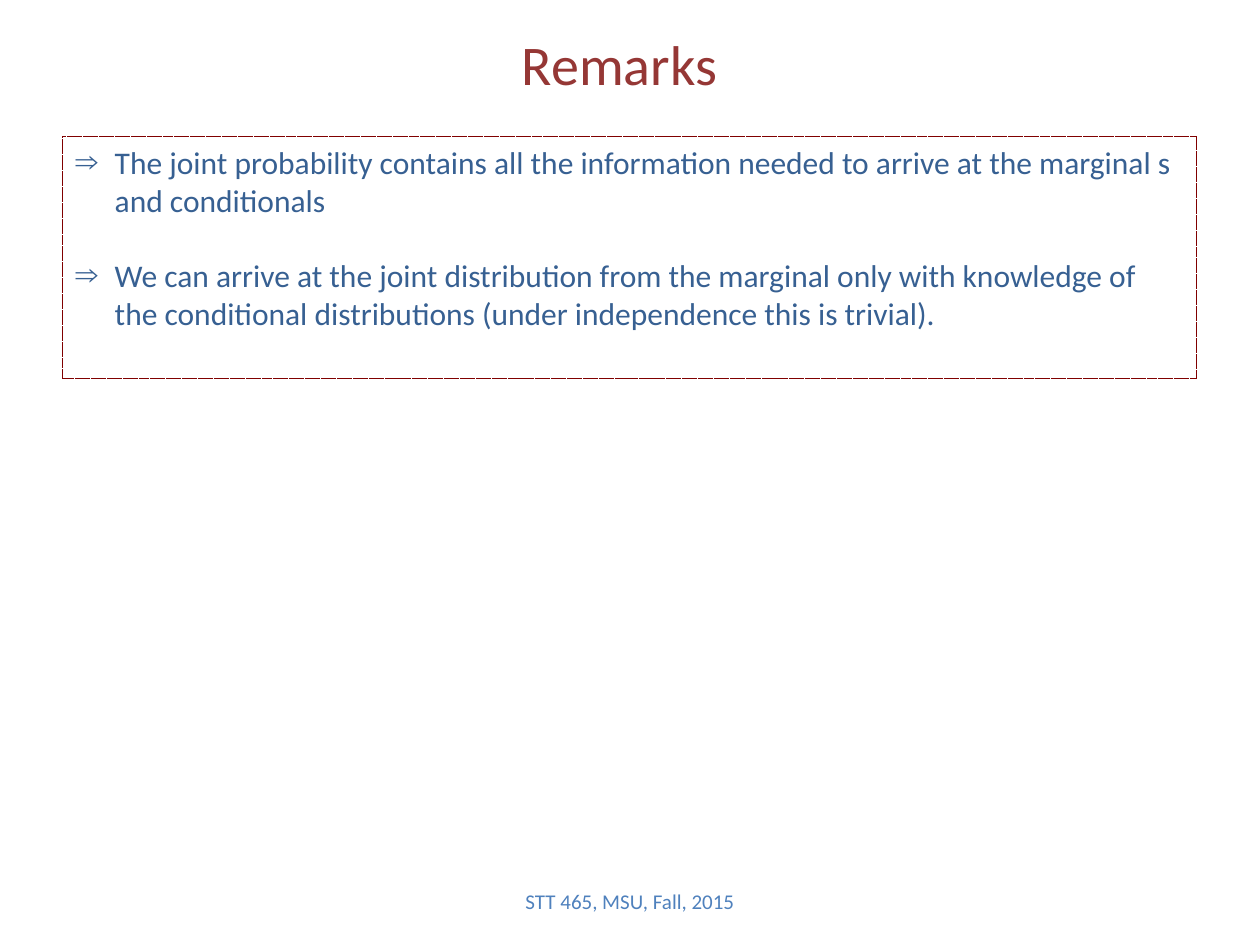
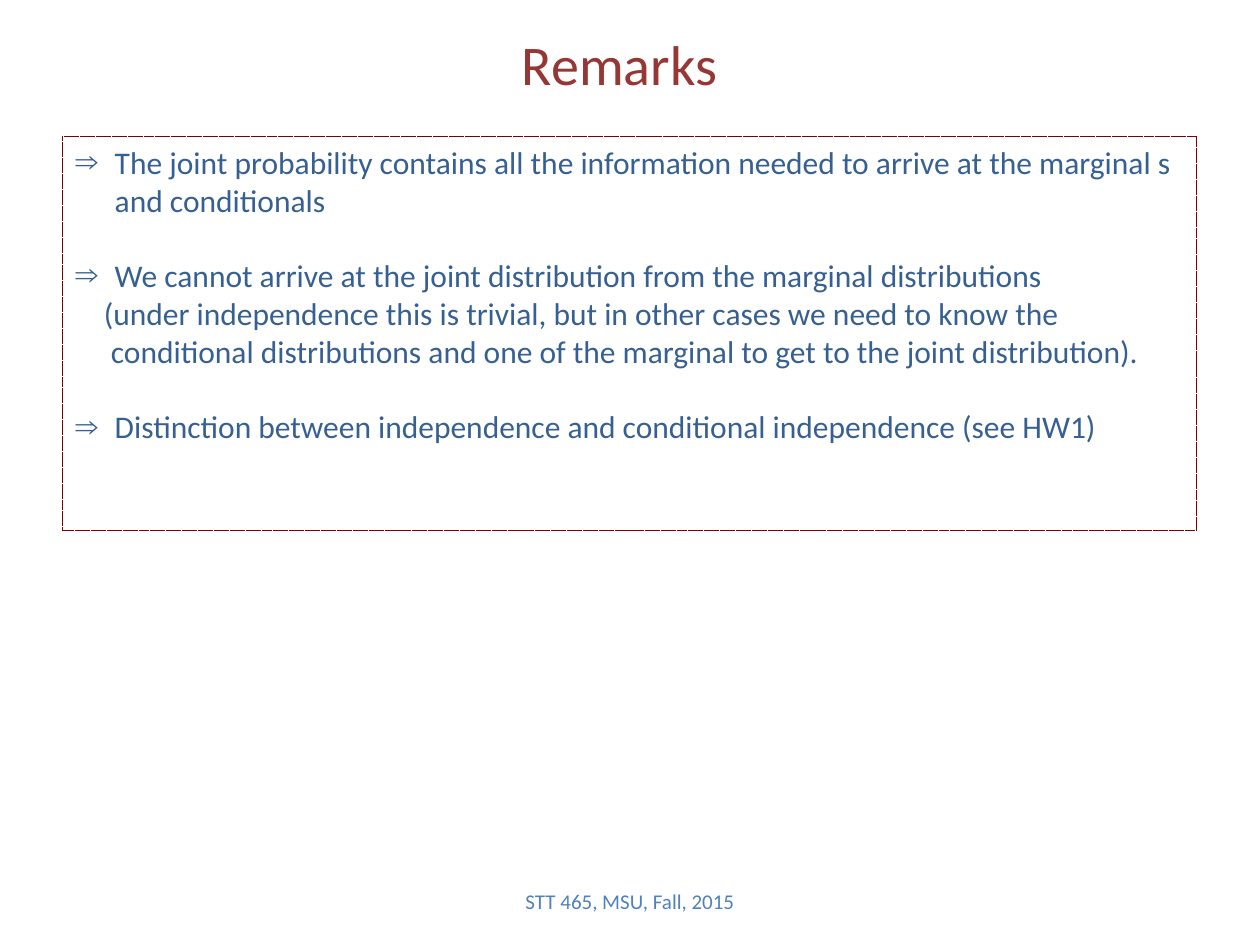
Before and after one commit to Boukos/STT465, a slide deck: slide 7 of STT465_2.pptx (slide 6 before the commit). Drawn at 1260x945 pixels with LibreOffice and Linux fonts; fonts in the diff are those of the drawing. Boxes give left, top, right and bottom in pixels: in the first picture for what was removed or moved away, otherwise in the second. Text is boxed around its words. In the diff, an @@ line names an element or a change of style, - is before the commit and + after.

```diff
--- a/STT465_2.pptx
+++ b/STT465_2.pptx
@@ rectangle "The joint probability contains all ...": place and size @@
-rectangle "The joint probability contains all ..." at (63,136,1197,378)
+rectangle "The joint probability contains all ..." at (63,136,1197,530)
@@ text in rectangle at (104,265,1138,443): text changed @@
-⇒ We can arrive at the joint distribution from the marginal only with knowledge of the conditional distributions (under independence this is trivial).
+⇒ We cannot arrive at the joint distribution from the marginal distributions
+(under independence this is trivial, but in other cases we need to know the
+conditional distributions and one of the marginal to get to the joint distribution).
+⇒ Distinction between independence and conditional independence (see HW1)
```
Also in this commit, not shown: 6 other slides changed, 1 slide added, 4 slides removed, 2 other files.
